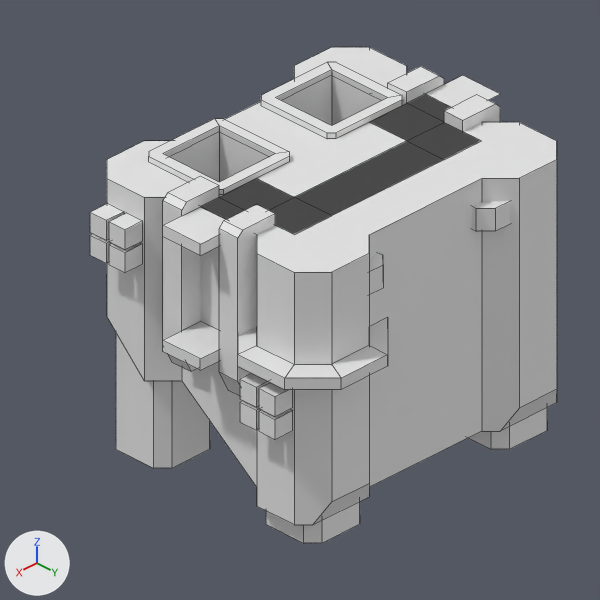
The Blender file Assets/_Project/Addressables/Remote/Territory/FBX_Territory/BlenderFiles/Block1.blend, before and after one commit.
The view is the same before and after, from the file's camera 'Camera'. Every picture has the same lights, and +X, +Y and +Z are marked at lower left. The first picture is the older version. Mesh edges are drawn as thin lines.

Names of what the first picture shows: 'Body', 'Body3', 'Cube', 'Cube.009', 'Elevator2', 'Elevator2.001', 'Elevator2_2', 'Elevator2_2.001', 'Engine1', 'Engine1.001', 'Engine1.003', 'WalkPath' and 11 more.
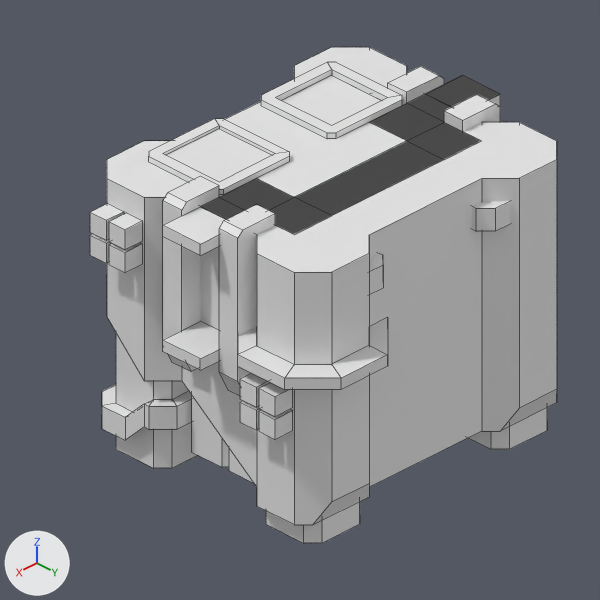
Where the newer file only moved an object's origin or applied its transform, the numbers keep the older frame.

Location of each change, [x1, y1, x2, y2] in pixels of the pictures (600 x 600 px):
'Plane.002', added: after [166, 129, 272, 182]
'Plane.003', added: after [102, 385, 192, 440]
'Plane.001', added: after [281, 75, 382, 126]
'Cube.010', added: after [192, 396, 253, 483]
'Elevator2.002', added: after [426, 76, 500, 107]

What changed in the scene script:
```text
Add me_cube_005:
    me_cube_005.from_pydata(...)  # 16 vertices, 6 faces; spans x 0.47..0.66, y -1.0..3.0, z -0.67..2.5
    me_cube_005.materials.append(mat_block1)  # its picture is missing
Add me_plane_006:
    me_plane_006.from_pydata(...)  # 20 vertices, 12 faces; spans x -2.25..0.0, y -2.0..2.0, z -1.0..1.0
    me_plane_006.materials.append(mat_block1)  # its picture is missing
Add me_plane_003:
    me_plane_003.from_pydata([(-1.5, -1.5, 0.0), (1.5, -1.5, 0.0), (-1.5, 1.5, 0.0), (1.5, 1.5, 0.0)], [], [(0, 1, 3, 2)])
    me_plane_003.materials.append(mat_block1)  # its picture is missing
Add ob_cube_010:
    ob_cube_010 = bpy.data.objects.new('Cube.010', me_cube_005)
    ob_cube_010.location = (5.0, -1.0, -10.5)
Add ob_plane_003:
    ob_plane_003 = bpy.data.objects.new('Plane.003', me_plane_006)
    ob_plane_003.location = (7.0, -4.0, -10.0)
Add ob_elevator2_002:
    ob_elevator2_002 = bpy.data.objects.new('Elevator2.002', me_cube_025.copy())  # the mesh of ob_elevator2_001
    ob_elevator2_002.location = (-14.0, 0.0, 0.0)
Add ob_plane_002:
    ob_plane_002 = bpy.data.objects.new('Plane.002', me_plane_003)
    ob_plane_002.location = (3.0, -3.0, 0.12)
Add ob_plane_001:
    ob_plane_001 = bpy.data.objects.new('Plane.001', me_plane_003.copy())
    ob_plane_001.location = (-3.0, -3.0, 0.0)
```
